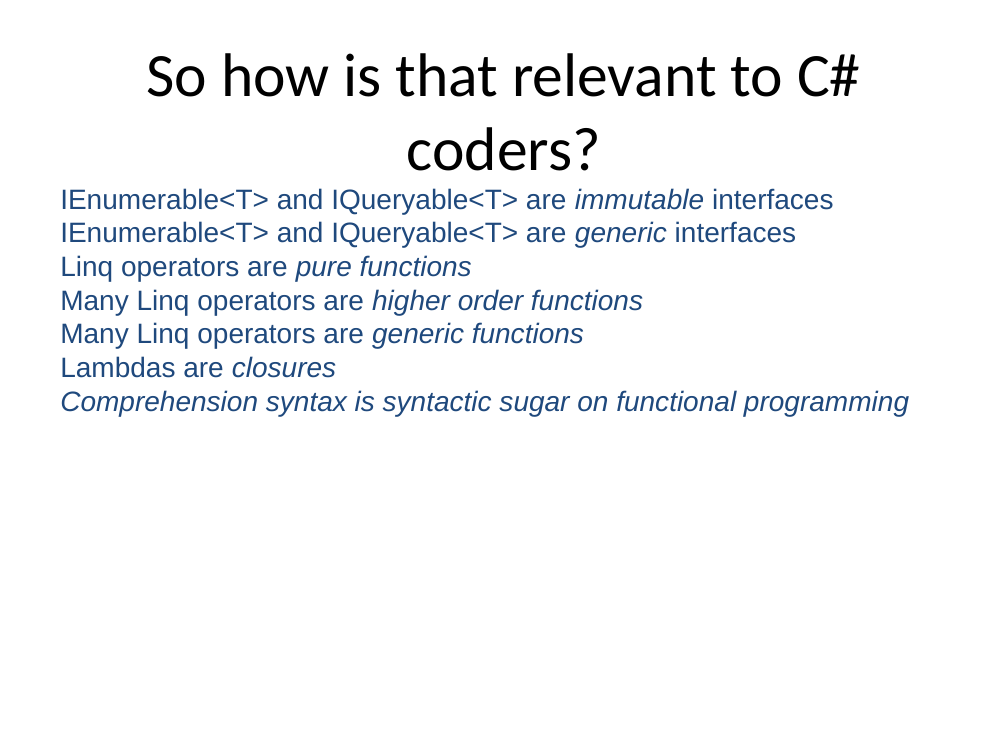
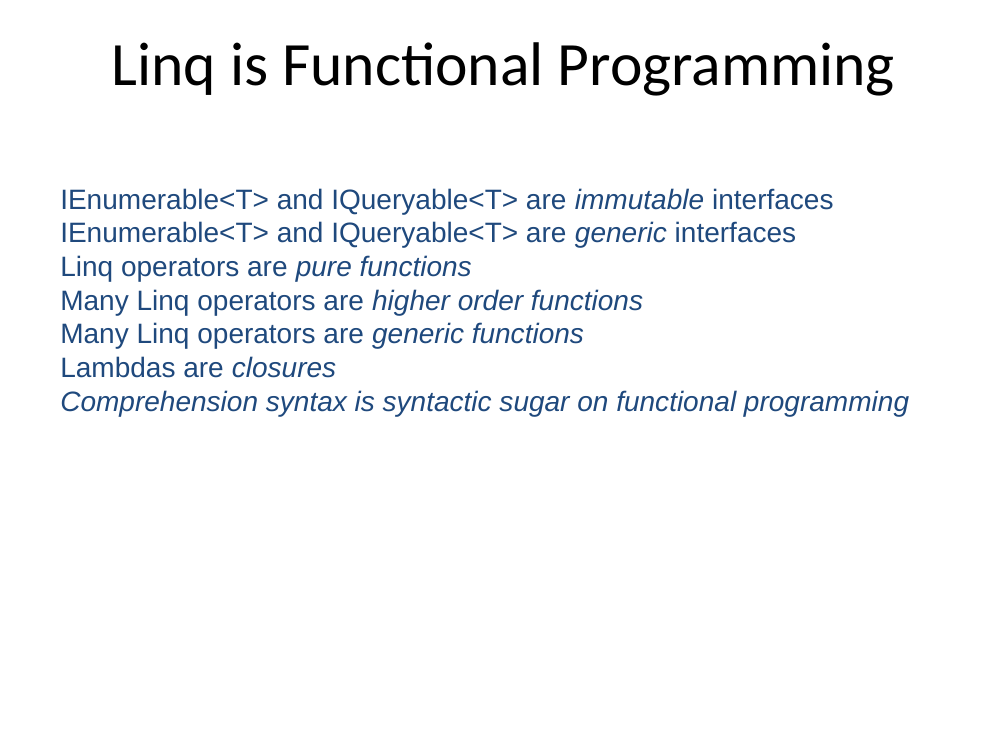
Before and after one commit to mlidbom/FSharpElevate, a slide deck: slide 6 of FSharp2.pptx. Drawn at 1008x756 pixels with LibreOffice and Linux fonts; fonts in the diff are those of the drawing. Boxes give left, top, right and bottom in pixels: in the first picture for what was removed or moved away, otherwise in the second. Text is boxed around its words. In the diff, an @@ line names an element or a change of style, - is before the commit and + after.

```diff
--- a/FSharp2.pptx
+++ b/FSharp2.pptx
@@ free "Linq is Functional Programming": place and size @@
-free "Linq is Functional Programming" at [50,30,958,187]
+free "Linq is Functional Programming" at [50,19,958,132]
@@ text in free at [112,42,895,96]: text changed @@
-So how is that relevant to C# coders?
+Linq is Functional Programming
```
Also in this commit, not shown: 3 other slides changed, 1 other file.
